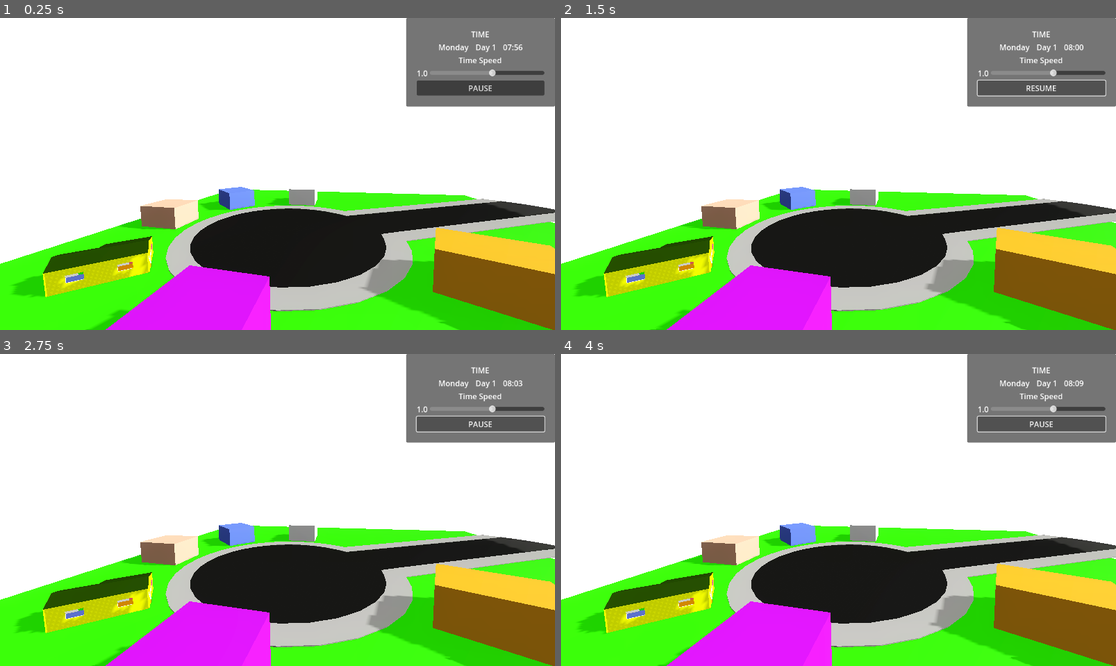
Above: before the commit, frames 1-4 (two rows, left to right).
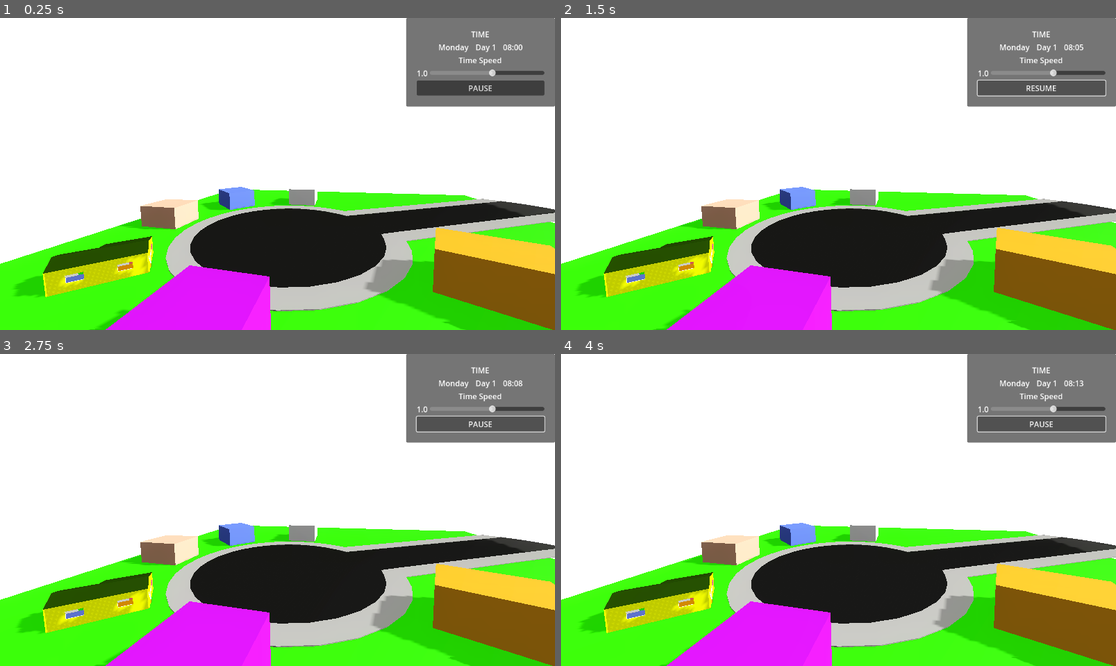
Above: after the commit, the same moments.

Repository: hamgoblin45/Fascism-Sim
Game: Godot game, scene res://main.tscn
Two runs of this game, one before a commit and one after it. Both use one fixed random seed, a clock stepped at 60 frames per second and the inputs below.
Inputs:
- Up to frame 1 (0.25 s): no input
- Up to frame 2 (1.5 s): click "PAUSE" at 1.25 s
- Up to frame 3 (2.75 s): click "RESUME" at 2 s
- Up to frame 4 (4 s): no input

The runs differ from the first frame. In frame 1, 0.3% of the frame differs, in the area x 2-95%, y 8-100%; in frame 2, 0.2%; in frame 3, 0.2%; in frame 4, 0.2%.

Commit message:
Logic setup to handle a day transition

Diff:
--- a/fasc-sim-time/Maps/day_night_cycle.gd
+++ b/fasc-sim-time/Maps/day_night_cycle.gd
@@ -26,9 +26,6 @@
 	EventBus.main_scene_loaded.connect(_setup)
 
 func _setup():
-
-	GameState.cycle_time = GameState.time / 24
-
 	sun = get_node("Sun")
 	moon = get_node("Moon")
 	environment = get_node("Sky/WorldEnvironment")
--- a/fasc-sim-time/time_manager.gd
+++ b/fasc-sim-time/time_manager.gd
@@ -4,7 +4,9 @@
 var time_rate: float = 0.0003
 
 func _ready() -> void:
+	_setup_new_day()
 	handle_time()
+
 	EventBus.set_paused.connect(_handle_pause)
 
 func handle_time():
@@ -21,7 +23,7 @@
 		_change_day()
 
 
-func _change_day():
+func _change_day(): # Have this done during day transition
 	GameState.cycle_time = 0.0
 	GameState.day += 1
 
@@ -29,6 +31,7 @@
 
 	print("CHANGING DAY TO %s" % GameState.day)
 	EventBus.day_changed.emit(GameState.day)
+	_setup_new_day() # Have this actually run after loading back in for a new day / upon game start
 
 func _change_weekday():
 	match GameState.weekday:
@@ -47,6 +50,12 @@
 		"Sunday":
 			GameState.weekday = "Monday"
 
+func _setup_new_day():
+	GameState.time = 8.0 # in hours
+	GameState.cycle_time = GameState.time / 24
+	#GameState.cycle_time = 0.33 # between 0.0 and 1.0
+	#EventBus.new_day_started.emit()
+
 
 func _on_timer_timeout() -> void:
 	GameState.cycle_time += time_rate * GameState.time_speed
